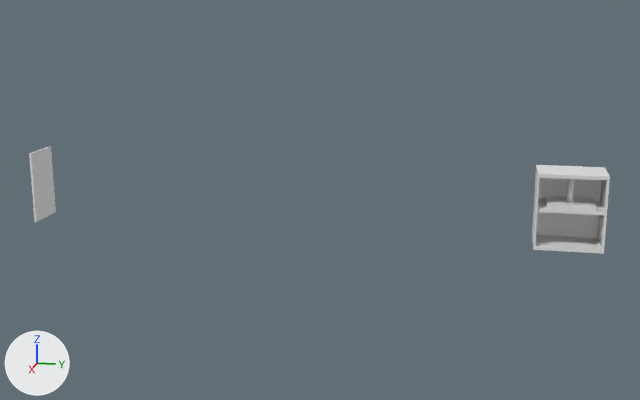
A saved change to the Blender file Blender projects/crusher.blend.
Before and after are seen from a 50 mm lens placed at (84.8, -7.1, 24.3), pointed at (0.0, -24.1, 3.1). Every picture has the same lights, and +X, +Y and +Z are marked at lower left.
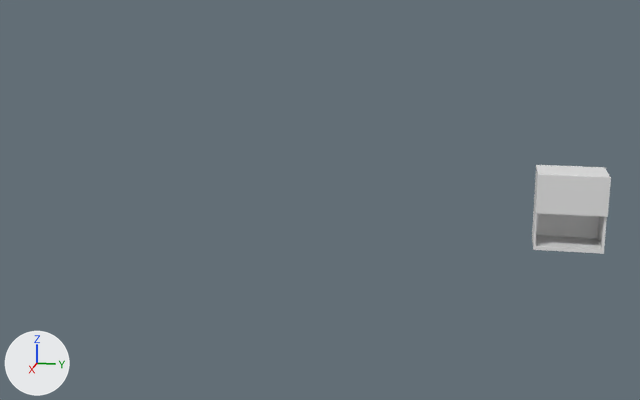
Changed parts and their boxes [x1, y1, x2, y2] in the pictures (640 x 400 px):
'Cube.001', moved, turned, rescaled
    before: [29, 146, 56, 222]
    after: [536, 174, 611, 217]

Patch to the scene script:
```diff
--- a/Blender projects/crusher.blend.py
+++ b/Blender projects/crusher.blend.py
@@ ob_cube_001 @@
 ob_cube_001 = bpy.data.objects.new('Cube.001', me_cube_007)
-ob_cube_001.location = (0.0, -54.19, 3.47)
-ob_cube_001.rotation_euler = (1.571, 0.0, 0.0)  # degrees (90, 0, 0)
-ob_cube_001.scale = (2.13, 3.66, 0.114)
+ob_cube_001.location = (2.28, 0.06, 5.28)
+ob_cube_001.rotation_euler = (0.0, 1.571, 0.0)  # degrees (0, 90, 0)
+ob_cube_001.scale = (1.84, 3.22, 0.176)
```
